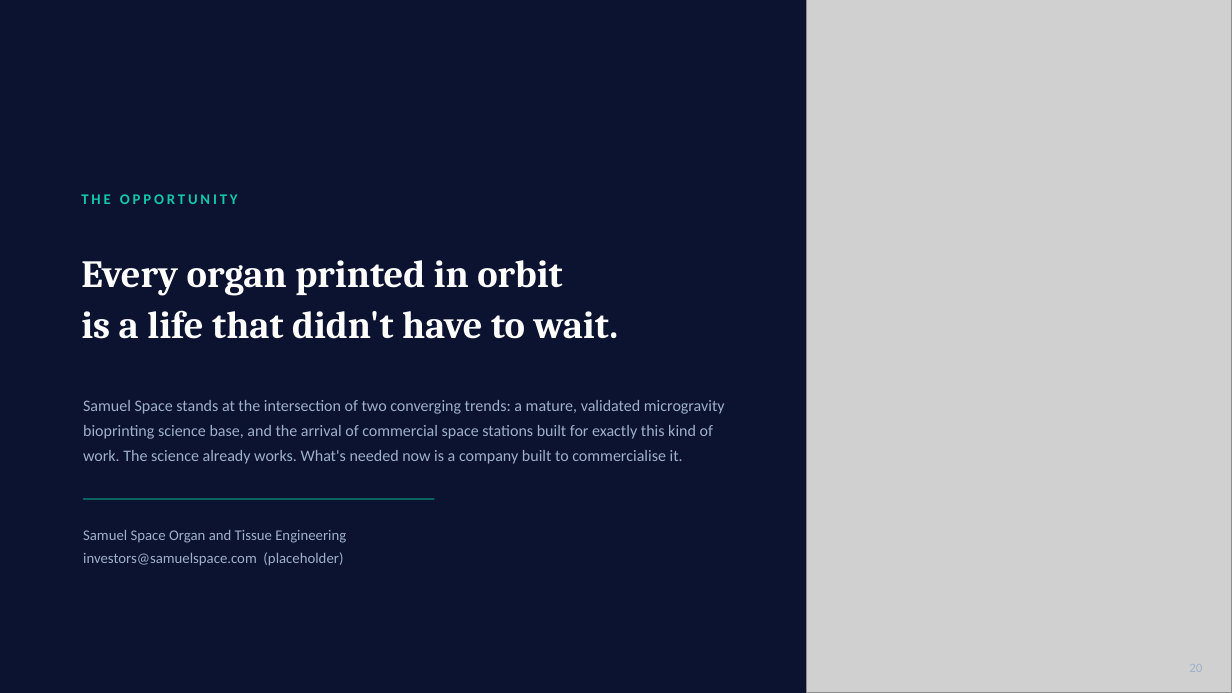
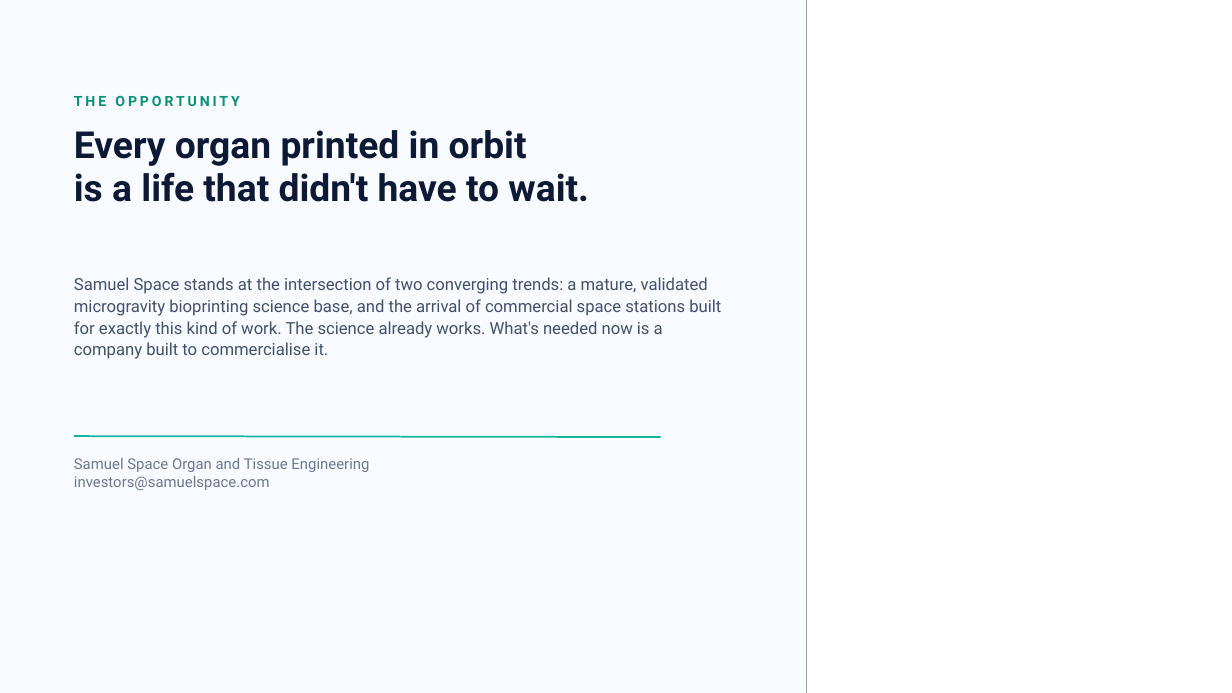
Before and after one commit to anthonyleedu/anthonyleedu, a slide deck: slide 20 of Samuel Space Organ and Tissue Engineering - Investor Presentation (2).pptx. Drawn at 1232x693 pixels with LibreOffice and Linux fonts; fonts in the diff are those of the drawing; grey boxes stand for pictures. Boxes give left, top, right and bottom in pixels: in the first picture for what was removed or moved away, otherwise in the second. Text is boxed around its words. In the diff, an @@ line names an element or a change of style, - is before the commit and + after.

```diff
--- a/Samuel Space Organ and Tissue Engineering - Investor Presentation (2).pptx
+++ b/Samuel Space Organ and Tissue Engineering - Investor Presentation (2).pptx
@@ background #0B1330 to #F8FBFF @@
@@ rectangle added at <box>807,0,1232,693</box>, fill #FFFFFF @@
@@ text "THE OPPORTUNITY": place and size @@
-text "THE OPPORTUNITY" at <box>81,194,238,204</box>
+text "THE OPPORTUNITY" at <box>74,96,239,106</box>
@@ text "THE OPPORTUNITY" at <box>74,96,239,106</box>: size 11.5 to 11 pt, font Calibri to Roboto, text colour #12C9AA to #0A8F78; vertical alignment middle to top @@
@@ text "Every organ printed in orbit": place and size @@
-text "Every organ printed in orbit" at <box>81,260,619,339</box>
+text "Every organ printed in orbit" at <box>74,130,589,202</box>
@@ text "Every organ printed in orbit" at <box>74,130,589,202</box>: size 30 to 29 pt, font Cambria to Roboto, text colour #FFFFFF to #0E1A35; line spacing 1.12 to 0.95; vertical alignment middle to top @@
@@ text "Samuel Space stands at the ...": place and size @@
-text "Samuel Space stands at the ..." at <box>83,400,725,464</box>
+text "Samuel Space stands at the ..." at <box>74,277,721,359</box>
@@ text "Samuel Space stands at the ..." at <box>74,277,721,359</box>: size 12.5 to 13 pt, font Calibri to Roboto, text colour #9FB0CB to #44506B; line spacing 1.3 to 1.08; vertical alignment middle to top @@
@@ line moved from (83, 499) - (434, 499) to (74, 436) - (661, 437) @@
@@ line (74, 436) - (661, 437): stroke #0A8F78 1 pt to #11B5A4 1.35 pt @@
@@ text at <box>74,476,270,490</box>: text changed; size 11.5 to 11.6 pt; font Calibri to Roboto; text colour #9FB0CB to #6D7890 @@
-investors@samuelspace.com (placeholder)
+investors@samuelspace.com
@@ text at <box>74,458,369,472</box>: size 11.5 to 11.6 pt, font Calibri to Roboto, text colour #9FB0CB to #6D7890 in "Samuel Space Organ and Tissue Engineering"; line spacing 1.3 to 1 @@
@@ text "Samuel Space Organ and Tissue ...": place and size @@
-text "Samuel Space Organ and Tissue ..." at <box>83,529,346,566</box>
+text "Samuel Space Organ and Tissue ..." at <box>74,458,369,490</box>
@@ text "Samuel Space Organ and Tissue ..." at <box>74,458,369,490</box>: vertical alignment middle to top @@
```
Also in this commit, not shown: 20 other slides changed.
